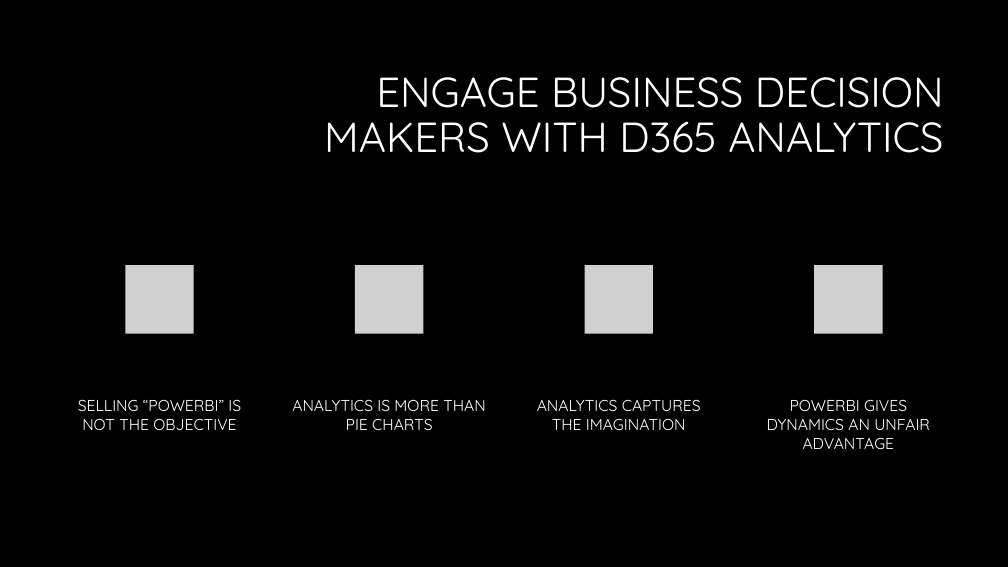
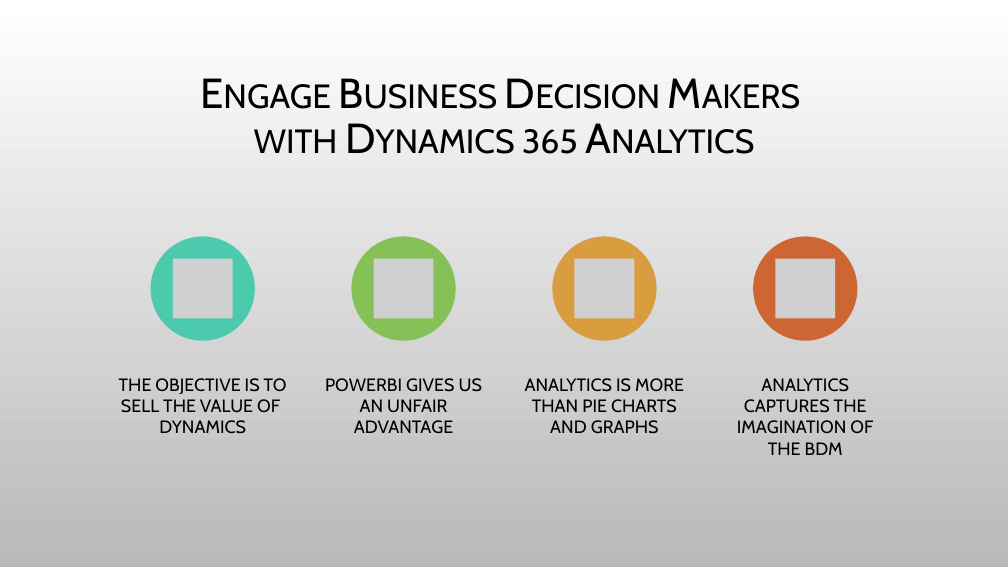
Before and after one commit to mscottsewell/ContosoBI, a slide deck: slide 2 of Selling Dynamics by showing Analytics.pptx. Drawn at 1008x567 pixels with LibreOffice and Linux fonts; fonts in the diff are those of the drawing; grey boxes stand for pictures; background and template pictures are left out. Boxes give left, top, right and bottom in pixels: in the first picture for what was removed or moved away, otherwise in the second. Text is boxed around its words. In the diff, an @@ line names an element or a change of style, - is before the commit and + after.

```diff
--- a/Selling Dynamics by showing Analytics.pptx
+++ b/Selling Dynamics by showing Analytics.pptx
@@ background #000000 to picture (left out) @@
@@ title at box(254, 129, 578, 154): text changed; font Quicksand to Cabin; text colour #FFFFFF to #000000 @@
-ENGAGE BUSINESS DECISION MAKERS WITH D365 ANALYTICS
+Engage Business Decision Makers
+with Dynamics 365 Analytics
@@ ellipse: place and size @@
-ellipse at box(330, 240, 449, 359)
+ellipse at box(352, 237, 456, 341)
@@ ellipse at box(352, 237, 456, 341): fill #000000 to #86C157 @@
@@ ellipse: place and size @@
-ellipse at box(560, 240, 679, 359)
+ellipse at box(553, 237, 657, 341)
@@ ellipse at box(553, 237, 657, 341): fill #000000 to #D99C3F @@
@@ ellipse: place and size @@
-ellipse at box(789, 240, 908, 359)
+ellipse at box(753, 237, 858, 341)
@@ ellipse at box(753, 237, 858, 341): fill #000000 to #CE6633 @@
@@ picture: place and size @@
-picture at box(355, 265, 423, 333)
+picture at box(374, 259, 433, 318)
@@ group added at box(119, 237, 836, 434): 3 pictures, 1 ellipse, 1 text @@
+THE OBJECTIVE IS TO SELL THE VALUE OF DYNAMICS
@@ group removed at box(78, 265, 882, 430): 3 pictures, 1 text @@
-SELLING “POWERBI” IS NOT THE OBJECTIVE
@@ text at box(325, 378, 482, 433): text changed; size 15 to 17 pt; font Quicksand to Cabin; text colour #FFFFFF to #000000 @@
-POWERBI GIVES DYNAMICS AN UNFAIR ADVANTAGE
+POWERBI GIVES US AN UNFAIR ADVANTAGE
@@ text at box(525, 378, 684, 434): text changed; size 15 to 17 pt; font Quicksand to Cabin; text colour #FFFFFF to #000000 @@
-ANALYTICS IS MORE THAN PIE CHARTS
+ANALYTICS IS MORE THAN PIE CHARTS AND GRAPHS
@@ text at box(737, 378, 873, 455): text changed; size 15 to 17 pt; font Quicksand to Cabin; text colour #FFFFFF to #000000 @@
-ANALYTICS CAPTURES THE IMAGINATION
+ANALYTICS CAPTURES THE IMAGINATION OF THE BDM
```
Also in this commit, not shown: 1 other slide changed, 2 slides added, 1 slide removed, 4 other files.
